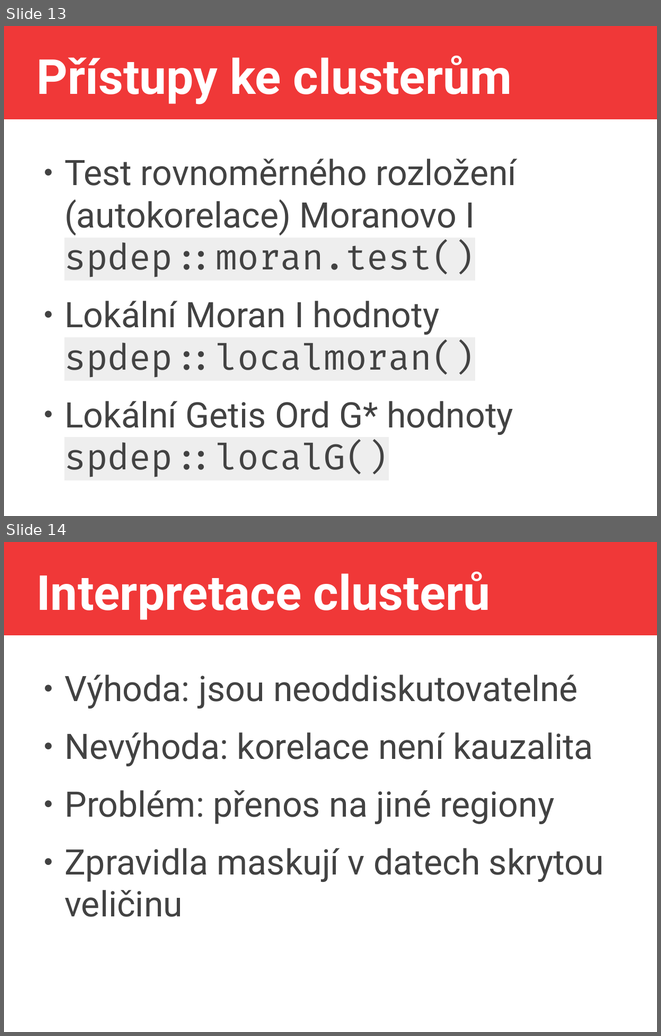
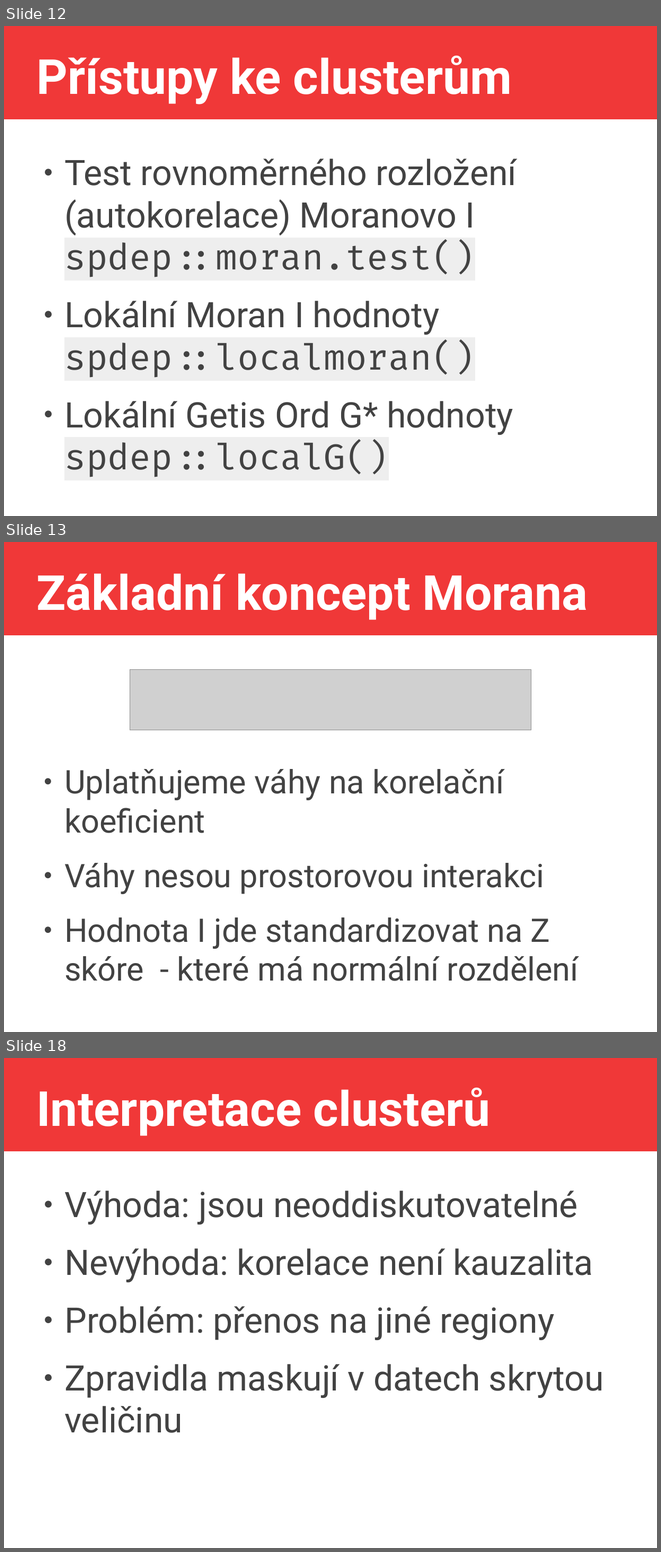
Before and after one commit to jlacko/4EK418, a slide deck: prez/4 - advanced calculations.odp. Shown one above the other, each under a label of ours: slides 13 and 14 before the commit, slides 12, 13 and 18 after it; the slides between them are not shown. The pictures are 661x1036 and 661x1552 pixels, drawn with LibreOffice and Linux fonts; fonts in the diff are those of the drawing; grey boxes stand for pictures. Boxes give left, top, right and bottom in pixels: in the first picture for what was removed or moved away, otherwise in the second. Text is boxed around its words. In the diff, an @@ line names an element or a change of style, - is before the commit and + after.

Commit message:
váhy a jak na ně

```diff
--- a/prez/4 - advanced calculations.odp
+++ b/prez/4 - advanced calculations.odp
@@ slide 13 added at (4, 542, 657, 1032), background #FFFFFF; not listed: 1 template element that a slide beside it also shows @@
@@ title added at (36, 573, 588, 620), 58.7 pt, text #FFFFFF, bold @@
+Základní koncept Morana
@@ picture added at (130, 669, 531, 730) @@
@@ text added at (64, 769, 579, 981), 39.5 pt, text #424242 @@
+● Uplatňujeme váhy na korelační koeficient
+● Váhy nesou prostorovou interakci
+● Hodnota I jde standardizovat na Z skóre - které má normální rozdělení
@@ what was slide 13 is now slide 12 @@
@@ what was slide 14 is now slide 18 @@
```
Also in this commit, not shown: 6 slides changed, 5 other slides added, 1 slide removed, 1 other file.
